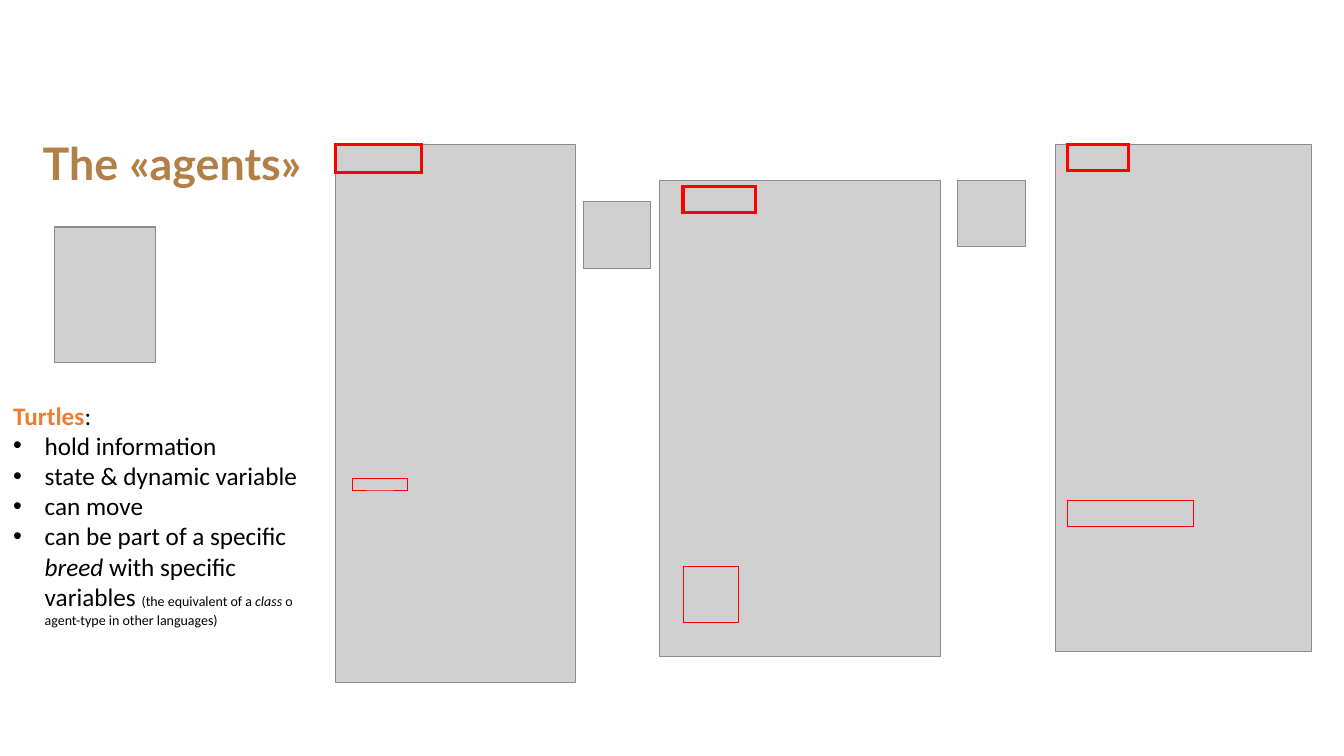
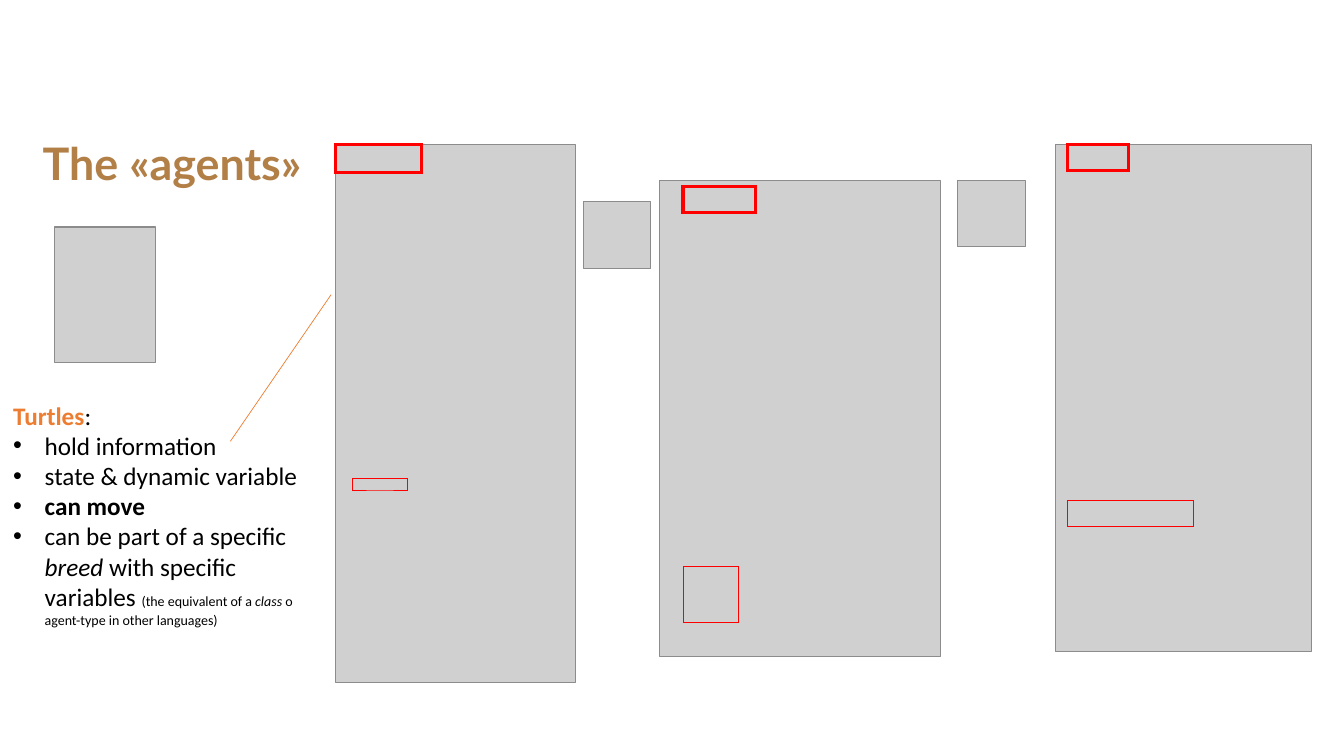
Before and after one commit to RoccoPaolillo/sdsbicocca, a slide deck: slide 6 of netlogo_basics.pptx. Drawn at 1344x756 pixels with LibreOffice and Linux fonts; fonts in the diff are those of the drawing; grey boxes stand for pictures; background and template pictures are left out. Boxes give left, top, right and bottom in pixels: in the first picture for what was removed or moved away, otherwise in the second. Text is boxed around its words. In the diff, an @@ line names an element or a change of style, - is before the commit and + after.

```diff
--- a/netlogo_basics.pptx
+++ b/netlogo_basics.pptx
@@ line added from (231, 442) to (332, 294), #ED7D31 0.5 pt @@
@@ text at (x1=45, y1=502, x2=145, y2=516): bold on in "can move" @@
```
Also in this commit, not shown: 4 other slides changed.
